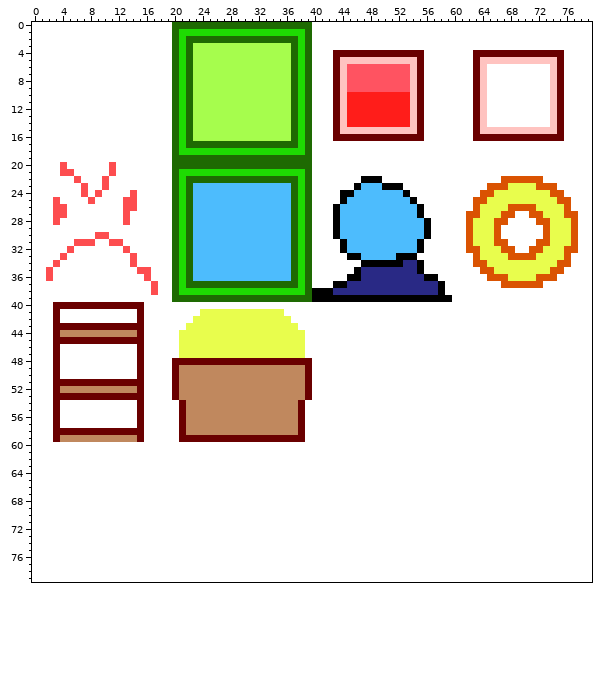
Sprite sheet: wall.png. This is how it looked before the edit.
The file is 80x80 pixels.
The same view after the edit:
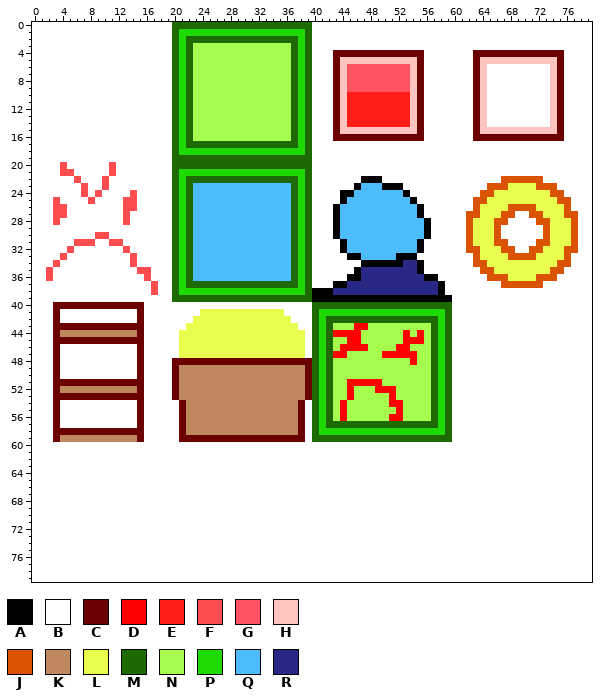
Palette (. is transparent): A #000000  B #ffffff  C #6a0000  D #ff0000  E #ff1d1a  F #fd4d4f  G #ff5361  H #ffc3c0  J #da5302  K #c0885e  L #e8fd4d  M #1e6a02  N #a6fd4d  P #1eda02  Q #4dbcfd  R #292985
Diff:
y 40: x 40..59 BBBBBBBBBBBBBBBBBBBB -> MMMMMMMMMMMMMMMMMMMM
y 41: x 40..59 BBBBBBBBBBBBBBBBBBBB -> MPPPPPPPPPPPPPPPPPPM
y 42: x 40..59 BBBBBBBBBBBBBBBBBBBB -> MPMMMMMMMMMMMMMMMMPM
y 43: x 40..59 BBBBBBBBBBBBBBBBBBBB -> MPMNNNDDNNNNNNNNNMPM
y 44: x 40..59 BBBBBBBBBBBBBBBBBBBB -> MPMDDDDNNNNNNDNDNMPM
y 45: x 40..59 BBBBBBBBBBBBBBBBBBBB -> MPMNNDDNNNNNNDDDNMPM
y 46: x 40..59 BBBBBBBBBBBBBBBBBBBB -> MPMNDDDDNNNNDDNNNMPM
y 47: x 40..59 BBBBBBBBBBBBBBBBBBBB -> MPMDDNNNNNDDDDDNNMPM
y 48: x 40..59 BBBBBBBBBBBBBBBBBBBB -> MPMNNNNNNNNNNNDNNMPM
y 49..50: x 40..59 BBBBBBBBBBBBBBBBBBBB -> MPMNNNNNNNNNNNNNNMPM
y 51: x 40..59 BBBBBBBBBBBBBBBBBBBB -> MPMNNDDDDDNNNNNNNMPM
y 52: x 40..59 BBBBBBBBBBBBBBBBBBBB -> MPMNNDNNNDDDNNNNNMPM
y 53: x 40..59 BBBBBBBBBBBBBBBBBBBB -> MPMNNDNNNNNDNNNNNMPM
y 54: x 40..59 BBBBBBBBBBBBBBBBBBBB -> MPMNDNNNNNNDDNNNNMPM
y 55: x 40..59 BBBBBBBBBBBBBBBBBBBB -> MPMNDNNNNNNNDNNNNMPM
y 56: x 40..59 BBBBBBBBBBBBBBBBBBBB -> MPMNDNNNNNNDDNNNNMPM
y 57: x 40..59 BBBBBBBBBBBBBBBBBBBB -> MPMMMMMMMMMMMMMMMMPM
y 58: x 40..59 BBBBBBBBBBBBBBBBBBBB -> MPPPPPPPPPPPPPPPPPPM
y 59: x 40..59 BBBBBBBBBBBBBBBBBBBB -> MMMMMMMMMMMMMMMMMMMM
